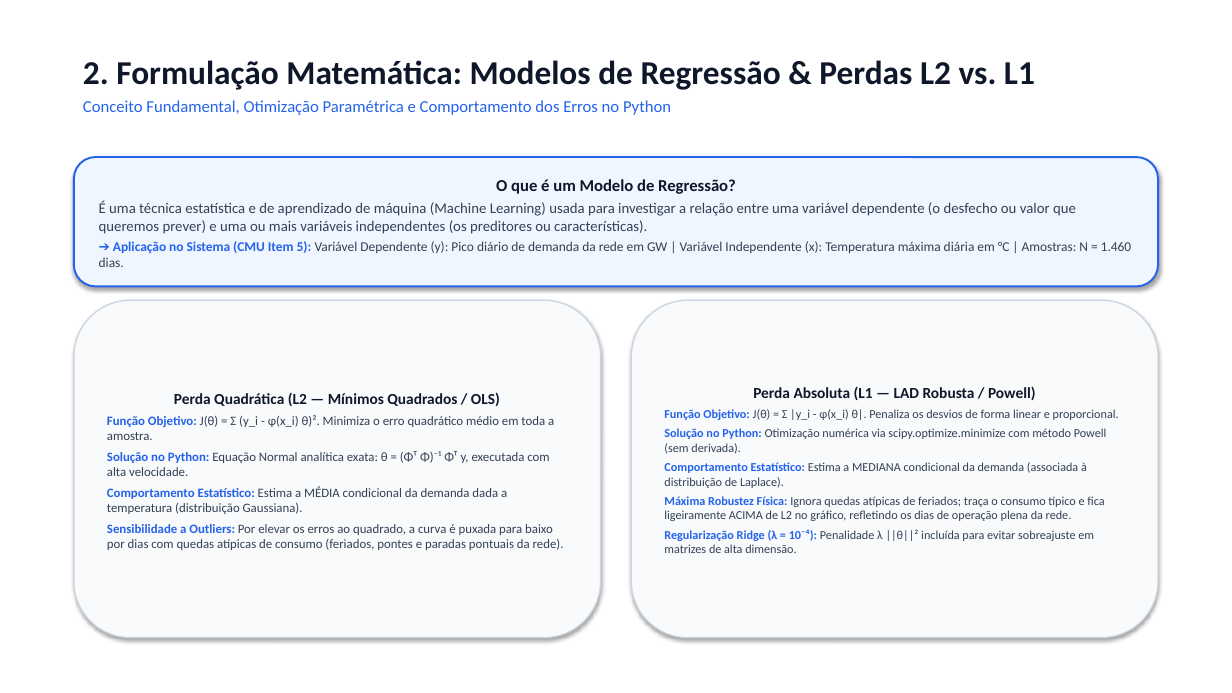
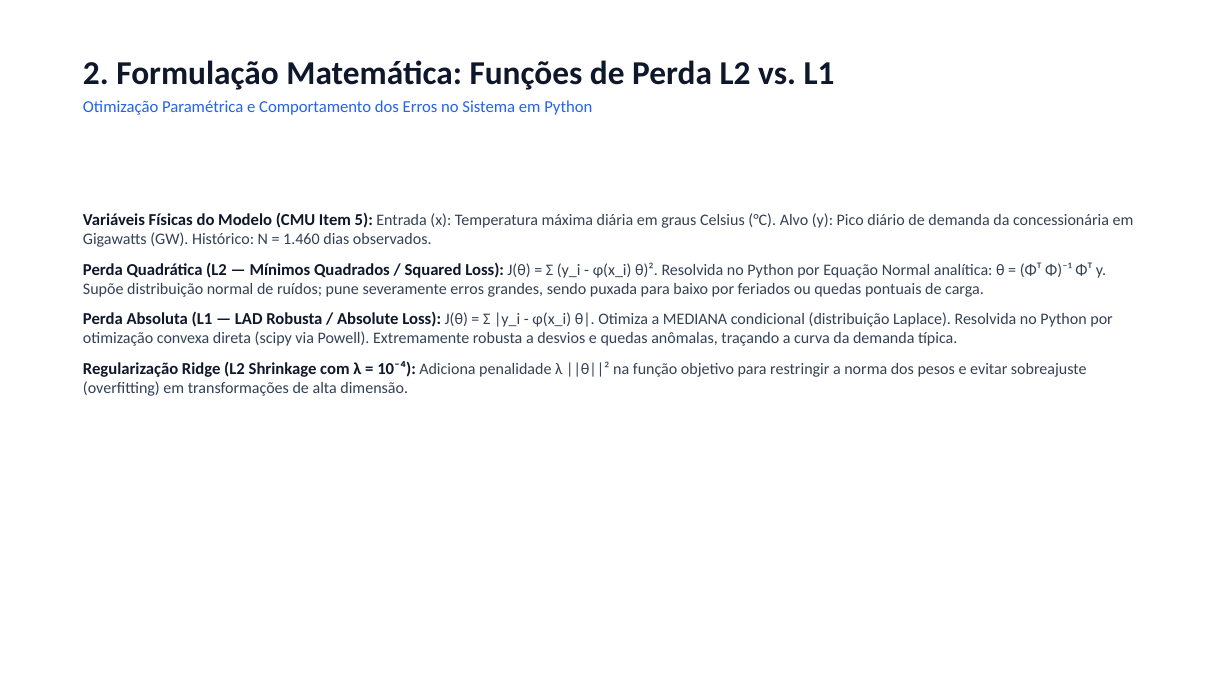
Before and after one commit to AldairAzevedo/energy-demand-forecast, a slide deck: slide 3 of presentation/slides_apresentacao.pptx. Drawn at 1232x693 pixels with LibreOffice and Linux fonts; fonts in the diff are those of the drawing. Boxes give left, top, right and bottom in pixels: in the first picture for what was removed or moved away, otherwise in the second. Text is boxed around its words. In the diff, an @@ line names an element or a change of style, - is before the commit and + after.

Commit message:
refactor(slides): move explicit definition of Regression Model to slide 4 and restore slide 3

```diff
--- a/presentation/slides_apresentacao.pptx
+++ b/presentation/slides_apresentacao.pptx
@@ text at <box>83,60,835,115</box>: text changed @@
-2. Formulação Matemática: Modelos de Regressão & Perdas L2 vs. L1
-Conceito Fundamental, Otimização Paramétrica e Comportamento dos Erros no Python
+2. Formulação Matemática: Funções de Perda L2 vs. L1
+Otimização Paramétrica e Comportamento dos Erros no Sistema em Python
@@ rounded rectangle removed at <box>74,157,1158,287</box> @@
-O que é um Modelo de Regressão?
-É uma técnica estatística e de aprendizado de máquina (Machine Learning) usada para investigar a relação entre uma variável dependente (o desfecho ou valor que queremos prever) e uma ou mais variáveis independentes (os preditores ou características).
-➔ Aplicação no Sistema (CMU Item 5): Variável Dependente (y): Pico diário de demanda da rede em GW | Variável Independente (x): Temperatura máxima diária em °C | Amostras: N = 1.460 dias.
@@ text added at <box>83,213,1134,396</box>, 12.5 pt, text #334155 @@
+Variáveis Físicas do Modelo (CMU Item 5): Entrada (x): Temperatura máxima diária em graus Celsius (°C). Alvo (y): Pico diário de demanda da concessionária em Gigawatts (GW). Histórico: N = 1.460 dias observados.
+Perda Quadrática (L2 — Mínimos Quadrados / Squared Loss): J(θ) = Σ (y_i - φ(x_i) θ)². Resolvida no Python por Equação Normal analítica: θ = (Φᵀ Φ)⁻¹ Φᵀ y. Supõe distribuição normal de ruídos; pune severamente erros grandes, sendo puxada para baixo por feriados ou quedas pontuais de carga.
+Perda Absoluta (L1 — LAD Robusta / Absolute Loss): J(θ) = Σ |y_i - φ(x_i) θ|. Otimiza a MEDIANA condicional (distribuição Laplace). Resolvida no Python por otimização convexa direta (scipy via Powell). Extremamente robusta a desvios e quedas anômalas, traçando a curva da demanda típica.
+Regularização Ridge (L2 Shrinkage com λ = 10⁻⁴): Adiciona penalidade λ ||θ||² na função objetivo para restringir a norma dos pesos e evitar sobreajuste (overfitting) em transformações de alta dimensão.
@@ rounded rectangle removed at <box>74,300,601,638</box> @@
-Perda Quadrática (L2 — Mínimos Quadrados / OLS)
-Função Objetivo: J(θ) = Σ (y_i - φ(x_i) θ)². Minimiza o erro quadrático médio em toda a amostra.
-Solução no Python: Equação Normal analítica exata: θ = (Φᵀ Φ)⁻¹ Φᵀ y, executada com alta velocidade.
-Comportamento Estatístico: Estima a MÉDIA condicional da demanda dada a temperatura (distribuição Gaussiana).
-Sensibilidade a Outliers: Por elevar os erros ao quadrado, a curva é puxada para baixo por dias com quedas atípicas de consumo (feriados, pontes e paradas pontuais da rede).
@@ rounded rectangle removed at <box>631,300,1158,638</box> @@
-Perda Absoluta (L1 — LAD Robusta / Powell)
-Função Objetivo: J(θ) = Σ |y_i - φ(x_i) θ|. Penaliza os desvios de forma linear e proporcional.
-Solução no Python: Otimização numérica via scipy.optimize.minimize com método Powell (sem derivada).
-Comportamento Estatístico: Estima a MEDIANA condicional da demanda (associada à distribuição de Laplace).
-Máxima Robustez Física: Ignora quedas atípicas de feriados; traça o consumo típico e fica ligeiramente ACIMA de L2 no gráfico, refletindo os dias de operação plena da rede.
-Regularização Ridge (λ = 10⁻⁴): Penalidade λ ||θ||² incluída para evitar sobreajuste em matrizes de alta dimensão.
```
Also in this commit, not shown: 1 other slide changed, 2 other files.
